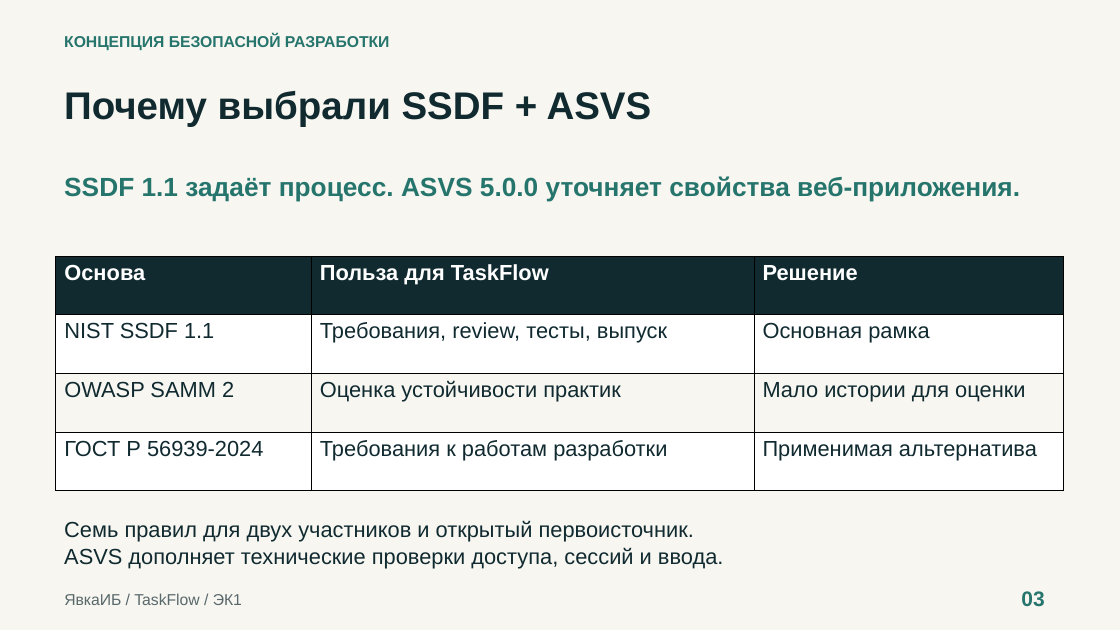
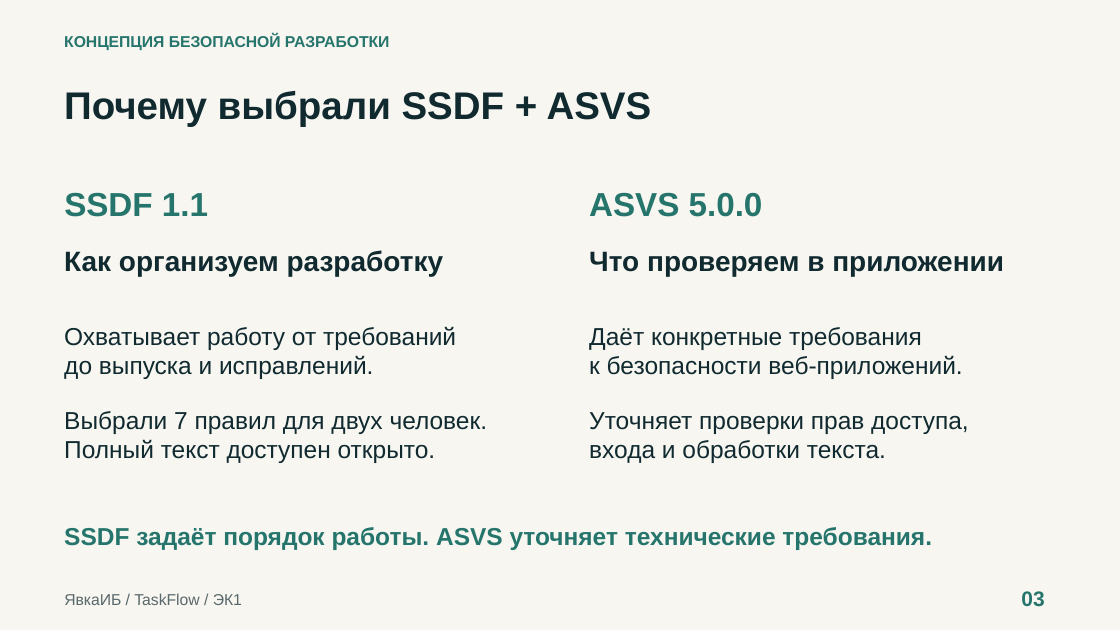
Before and after one commit to rbeketov/rbpo-yavkaib, a slide deck: slide 3 of presentation/taskflow-ek1.pptx. Drawn at 1120x630 pixels with LibreOffice and Linux fonts; fonts in the diff are those of the drawing. Boxes give left, top, right and bottom in pixels: in the first picture for what was removed or moved away, otherwise in the second. Text is boxed around its words. In the diff, an @@ line names an element or a change of style, - is before the commit and + after.

Commit message:
Simplify EK1 slides and explain SSDF plus ASVS choice

```diff
--- a/presentation/taskflow-ek1.pptx
+++ b/presentation/taskflow-ek1.pptx
@@ text added at bbox=[64, 192, 208, 217], 28.5 pt, text #26756C, bold @@
+SSDF 1.1
@@ text at bbox=[589, 192, 763, 217]: text changed; size 22.5 to 28.5 pt @@
-SSDF 1.1 задаёт процесс. ASVS 5.0.0 уточняет свойства веб-приложения.
+ASVS 5.0.0
@@ table removed at bbox=[56, 256, 1065, 491], 4 rows, 3 columns @@
-Основа | Польза для TaskFlow | Решение
-NIST SSDF 1.1 | Требования, review, тесты, выпуск | Основная рамка
-OWASP SAMM 2 | Оценка устойчивости практик | Мало истории для оценки
-ГОСТ Р 56939-2024 | Требования к работам разработки | Применимая альтернатива
@@ text added at bbox=[64, 250, 444, 276], 24 pt, text #102A30, bold @@
+Как организуем разработку
@@ text added at bbox=[589, 251, 1004, 276], 24 pt, text #102A30, bold @@
+Что проверяем в приложении
@@ text added at bbox=[64, 326, 488, 463], 21 pt, text #102A30 @@
+Охватывает работу от требований
+до выпуска и исправлений.
+Выбрали 7 правил для двух человек.
+Полный текст доступен открыто.
@@ text added at bbox=[589, 327, 969, 463], 21 pt, text #102A30 @@
+Даёт конкретные требования
+к безопасности веб-приложений.
+Уточняет проверки прав доступа,
+входа и обработки текста.
@@ text removed at bbox=[64, 520, 724, 568] @@
-Семь правил для двух участников и открытый первоисточник.
-ASVS дополняет технические проверки доступа, сессий и ввода.
@@ text added at bbox=[64, 527, 932, 550], 21 pt, text #26756C, bold @@
+SSDF задаёт порядок работы. ASVS уточняет технические требования.
```
Also in this commit, not shown: 4 other slides changed, 4 slides added, 4 slides removed, 4 other files.
